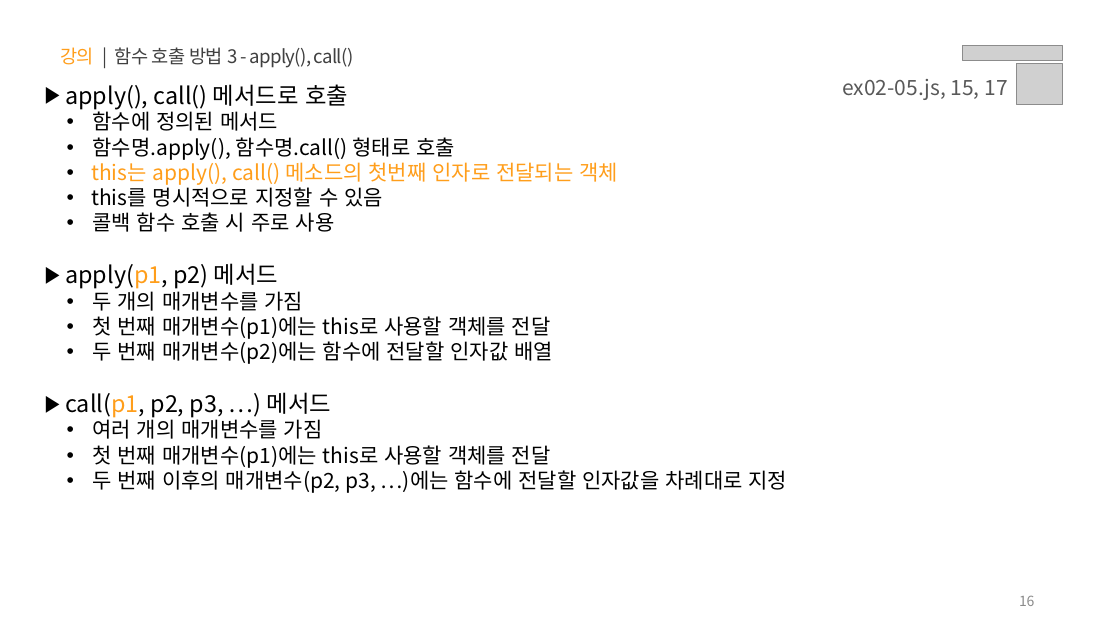
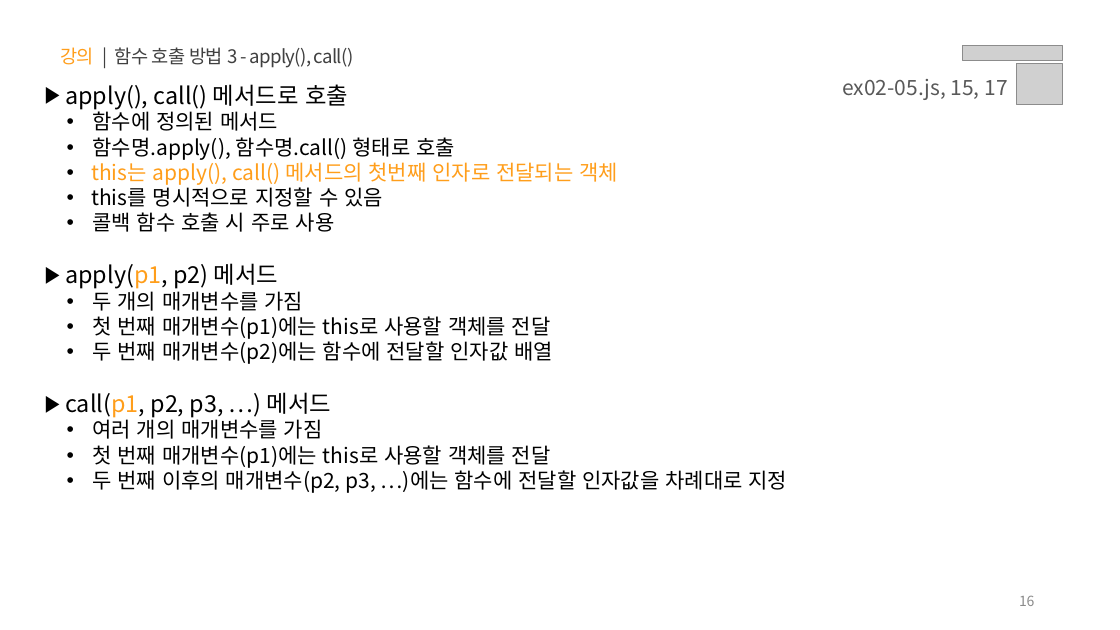
Before and after one commit to yebin-jeong/learn-js, a slide deck: slide 16 of PPT/02.자바스크립트 - 함수.pptx. Drawn at 1120x630 pixels with LibreOffice and Linux fonts; fonts in the diff are those of the drawing; grey boxes stand for pictures. Boxes give left, top, right and bottom in pixels: in the first picture for what was removed or moved away, otherwise in the second. Text is boxed around its words. In the diff, an @@ line names an element or a change of style, - is before the commit and + after.

```diff
--- a/PPT/02.자바스크립트 - 함수.pptx
+++ b/PPT/02.자바스크립트 - 함수.pptx
@@ text at (91, 159, 618, 185): text changed @@
-  • this는 apply(), call() 메소드의 첫번째 인자로 전달되는 객체
+  • this는 apply(), call() 메서드의 첫번째 인자로 전달되는 객체
```
